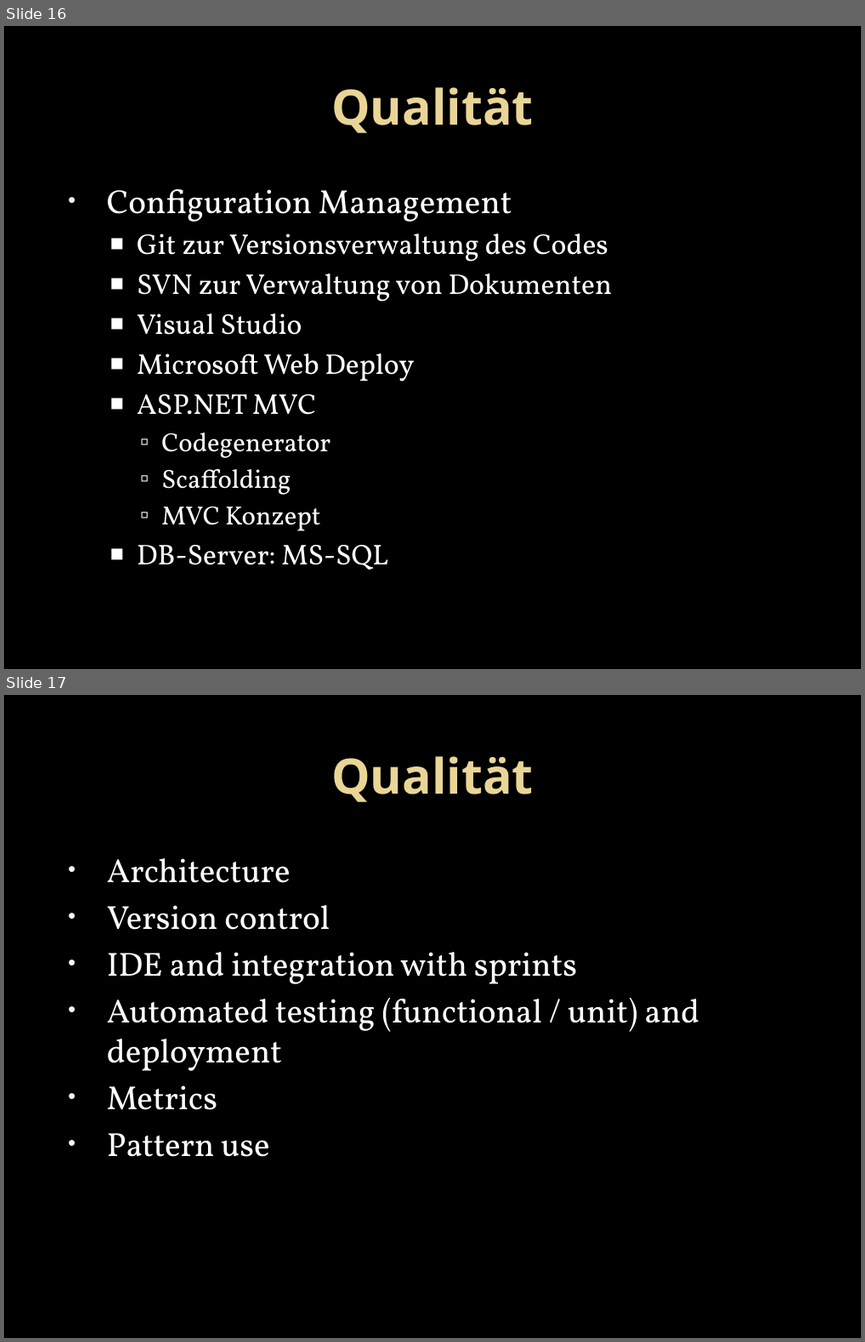
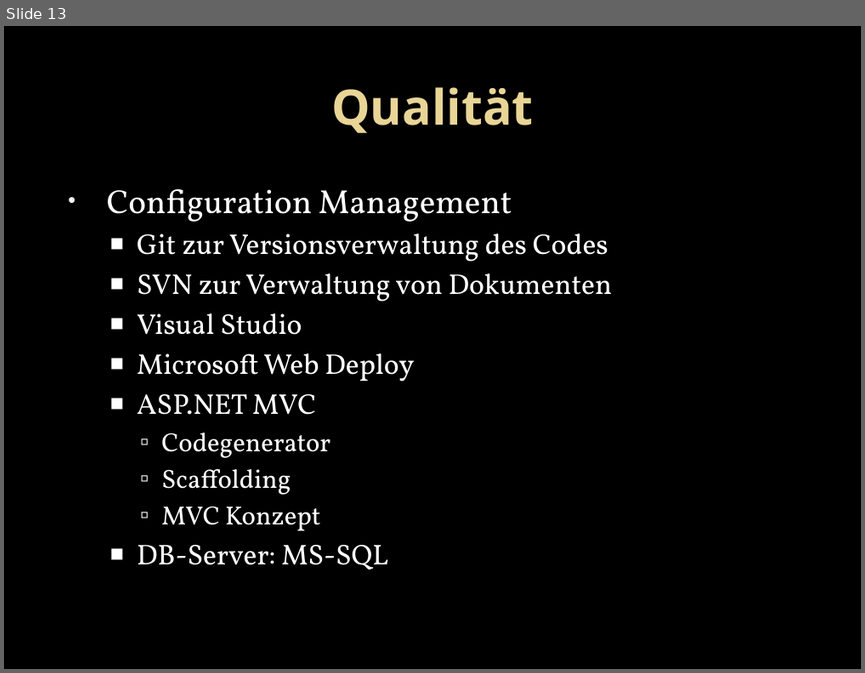
Before and after one commit to twerner93/OnLib_Documents, a slide deck: Final Project Handin/Final Presentation/Online-Library.pptx. Shown one above the other, each under a label of ours: slides 16 and 17 before the commit, slide 13 after it. The pictures are 865x1342 and 865x673 pixels, drawn with LibreOffice and Linux fonts; fonts in the diff are those of the drawing; background and template pictures are left out. Boxes give left, top, right and bottom in pixels: in the first picture for what was removed or moved away, otherwise in the second. Text is boxed around its words. In the diff, an @@ line names an element or a change of style, - is before the commit and + after.

```diff
--- a/Final Project Handin/Final Presentation/Online-Library.pptx
+++ b/Final Project Handin/Final Presentation/Online-Library.pptx
@@ slide 17 removed at (x1=4, y1=695, x2=861, y2=1338), background picture (left out) @@
@@ title removed at (x1=331, y1=756, x2=534, y2=802) @@
-Qualität
@@ text removed at (x1=107, y1=858, x2=699, y2=1157) @@
-• Architecture
-• Version control
-• IDE and integration with sprints
-• Automated testing (functional / unit) and deployment
-• Metrics
-• Pattern use
@@ what was slide 16 is now slide 13 @@
```
Also in this commit, not shown: 3 other slides removed.
